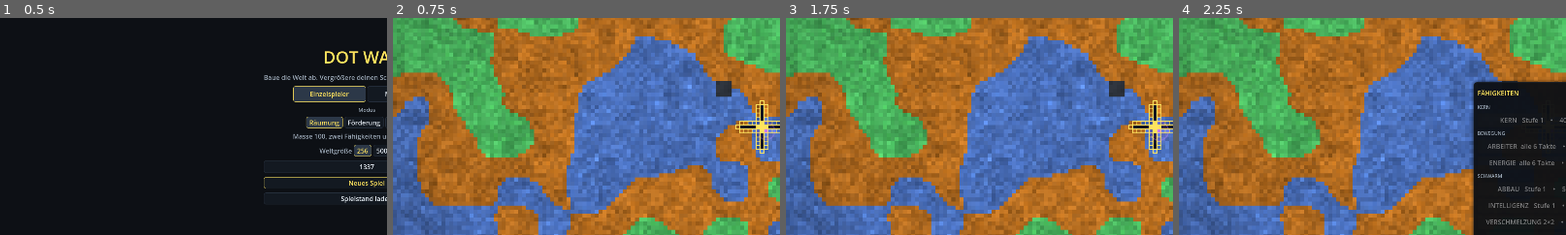
Above: before the commit, frames 1-4 (left to right).
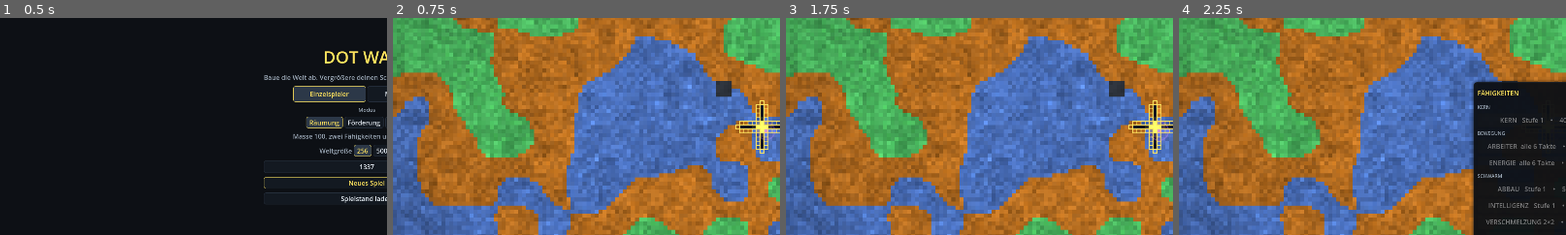
Above: after the commit, the same moments.

Repository: matthias007267/Dot-Wars
Game: Godot game, scene res://scenes/main.tscn
Two runs of this game, one before a commit and one after it. Both use one fixed random seed, a clock stepped at 60 frames per second and the inputs below.
Inputs:
- Up to frame 1 (0.5 s): no input
- Up to frame 2 (0.75 s): click "Neues Spiel" at 0.5 s
- Up to frame 3 (1.75 s): click "1×1" at 1.25 s
- Up to frame 4 (2.25 s): click "FÄHIGKEITEN" at 2 s
The pictures show only the part of the screen within x 3-53%, y 25-75%; the shares and areas given below are measured in that part.

Frame 1 is identical in both runs. In frame 2, 0.2% of the frame differs, in the area x 92-98%, y 45-55%; in frame 3, 0.2%; in frame 4, less than 0.1%.

Commit message:
feat(render): add optional GPU dot glow without changing simulation or UI

Diff:
--- a/src/render/worker_renderer.gd
+++ b/src/render/worker_renderer.gd
@@ -1,6 +1,10 @@
 class_name WorkerRenderer
 extends Node2D
 ## Zeichnet alle Arbeiter in eine Textur, ein Pixel pro Zelle. Keine Node pro Arbeiter.
+
+const DOT_GLOW_SHADER := preload("res://src/render/shaders/dot_glow.gdshader")
+@export var glow_enabled := true
+@export_range(0.0, 1.0, 0.05) var glow_strength := 0.80
 
 var world: WorldState
 var workers: WorkerStore
@@ -18,6 +22,12 @@
 
 func _ready() -> void:
 	texture_filter = TEXTURE_FILTER_NEAREST
+	if glow_enabled:
+		var shader_material := ShaderMaterial.new()
+		shader_material.shader = DOT_GLOW_SHADER
+		shader_material.set_shader_parameter("glow_strength", glow_strength)
+		shader_material.set_shader_parameter("dot_brightness", 1.13)
+		material = shader_material
 	_bytes.resize(world.cell_count() * 4)
 	_upload()
 
